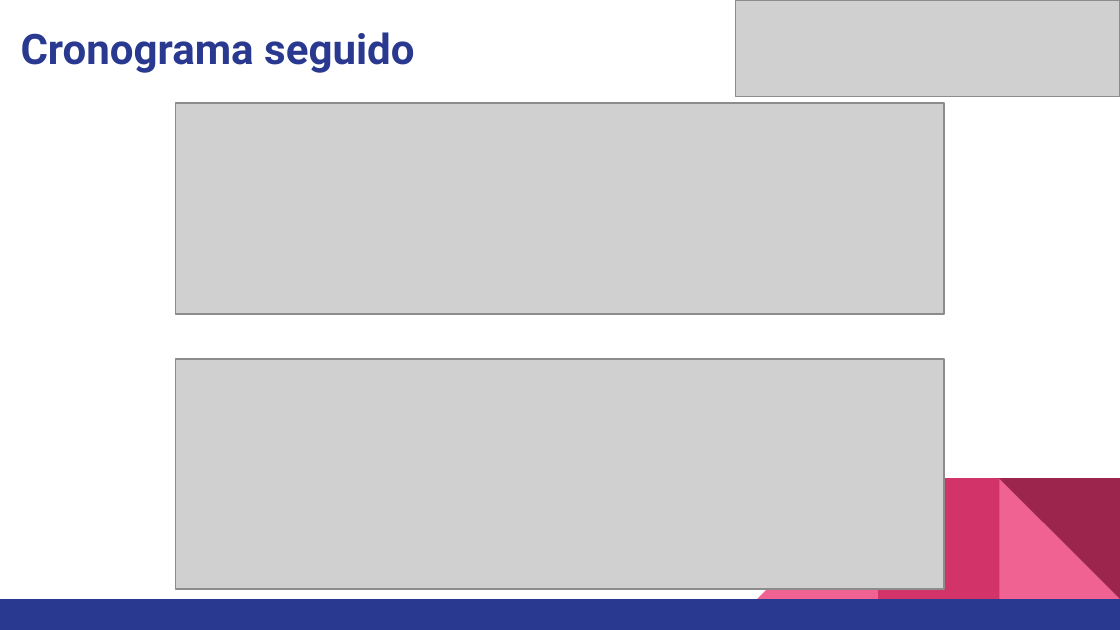
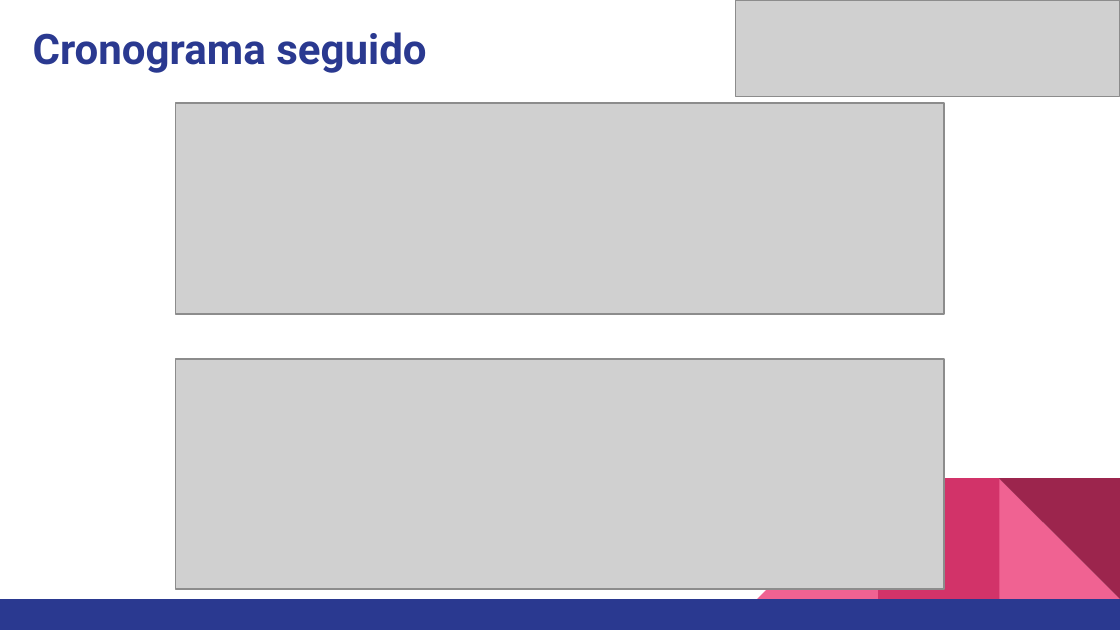
Before and after one commit to javegaf/Capstone, a slide deck: slide 7 of Fase 2/Evidencias Proyecto/Presentacion Proyecto.pptx. Drawn at 1120x630 pixels with LibreOffice and Linux fonts; fonts in the diff are those of the drawing; grey boxes stand for pictures. Boxes give left, top, right and bottom in pixels: in the first picture for what was removed or moved away, otherwise in the second. Text is boxed around its words. In the diff, an @@ line names an element or a change of style, - is before the commit and + after.

```diff
--- a/Fase 2/Evidencias Proyecto/Presentacion Proyecto.pptx
+++ b/Fase 2/Evidencias Proyecto/Presentacion Proyecto.pptx
@@ title "Cronograma seguido": place and size @@
-title "Cronograma seguido" at [21, 32, 414, 73]
+title "Cronograma seguido" at [33, 32, 426, 73]
```
Also in this commit, not shown: 7 other slides changed, 4 slides added, 4 slides removed, 1 other file.
